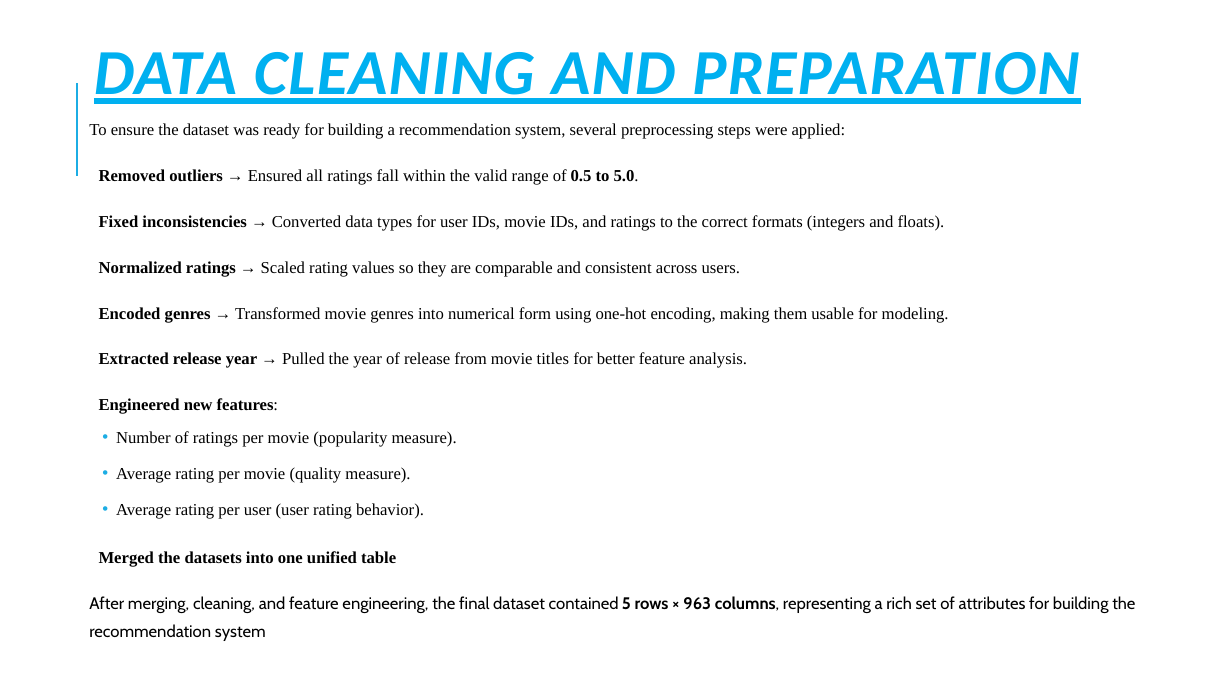
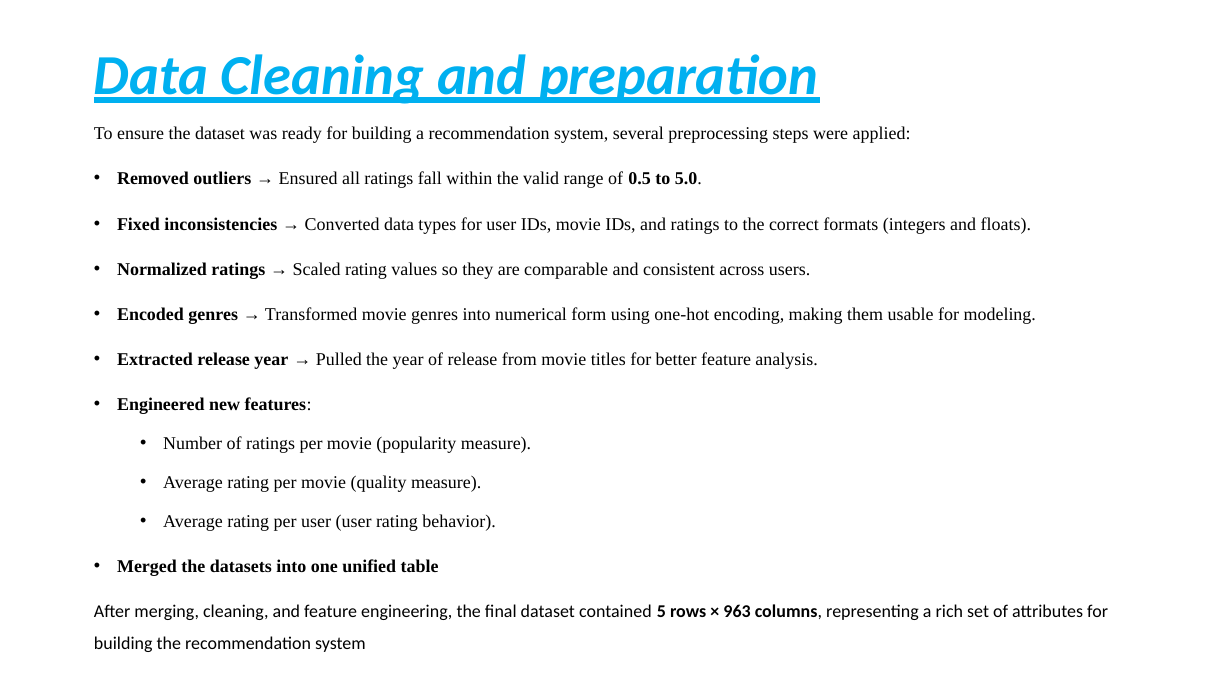
Before and after one commit to H-Rumenya/Group_2_P4_Project, a slide deck: slide 6 of Non-Technical Presentation.pptx. Drawn at 1232x693 pixels with LibreOffice and Linux fonts; fonts in the diff are those of the drawing. Boxes give left, top, right and bottom in pixels: in the first picture for what was removed or moved away, otherwise in the second. Text is boxed around its words. In the diff, an @@ line names an element or a change of style, - is before the commit and + after.

```diff
--- a/Non-Technical Presentation.pptx
+++ b/Non-Technical Presentation.pptx
@@ title at [94, 54, 818, 104]: text changed; size 50 to 44 pt @@
-DATA CLEANING AND PREPARATION
+Data Cleaning and preparation
@@ line removed from (77, 176) to (77, 83) @@
@@ text "To ensure the dataset was ..." at [94, 126, 1108, 652]: size 12.9 to 14 pt; font Cabin to Calibri in "After merging, cleaning, and feature engineering, the ..."; line spacing 1.4 to 1.5; less space between paragraphs; bullet   to •; indent changed @@
```
Also in this commit, not shown: 6 other slides changed, 4 slides added, 1 slide removed.
